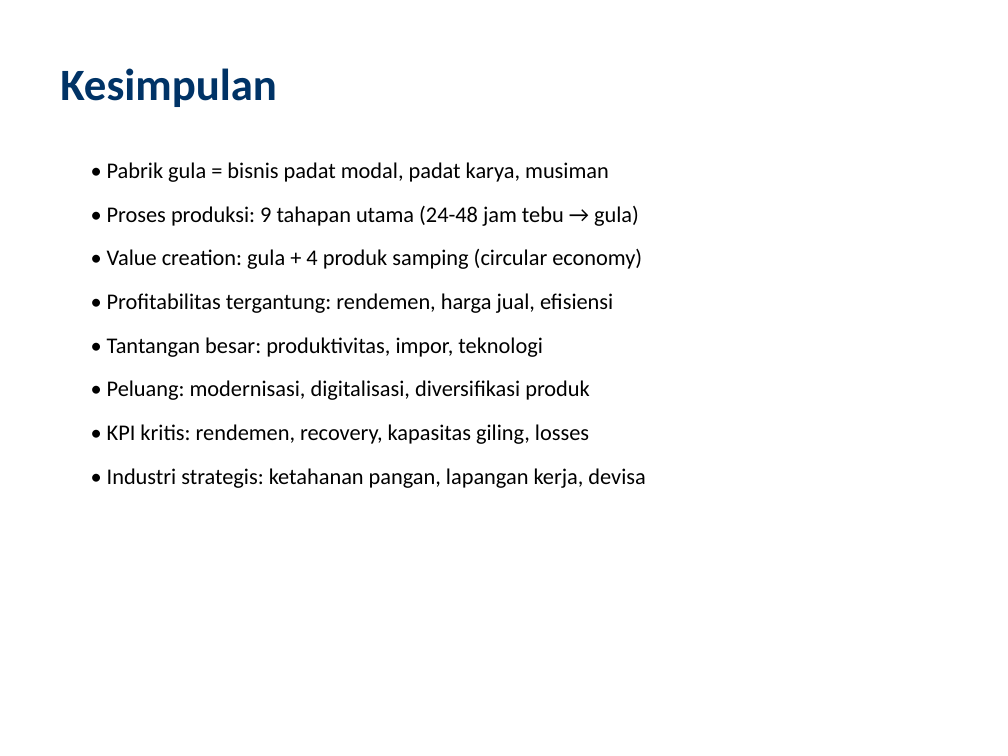
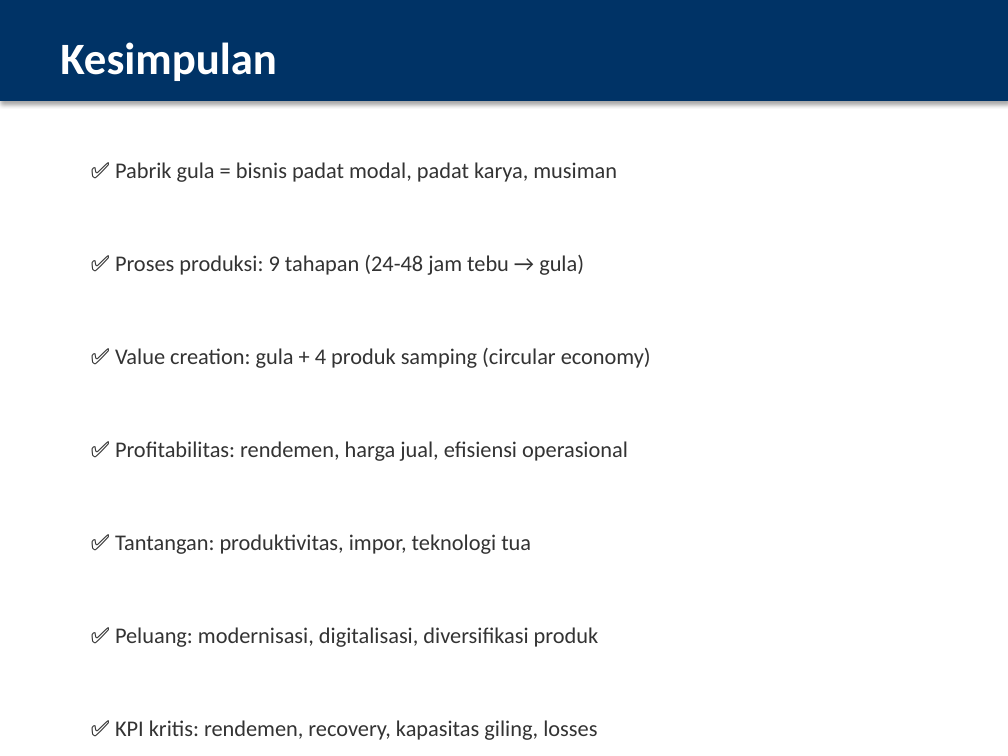
Before and after one commit to thereaintnocheaphappiness-cmyk/buat-tugas, a slide deck: slide 17 of PPT_Overview_Pabrik_Gula_IMPROVED.pptx (slide 16 before the commit). Drawn at 1008x756 pixels with LibreOffice and Linux fonts; fonts in the diff are those of the drawing. Boxes give left, top, right and bottom in pixels: in the first picture for what was removed or moved away, otherwise in the second. Text is boxed around its words. In the diff, an @@ line names an element or a change of style, - is before the commit and + after.

Commit message:
Improve PPT with visual enhancements: color-coded boxes, flow diagrams, KPI cards, two-column layouts, emoji icons, and professional design

```diff
--- a/PPT_Overview_Pabrik_Gula_IMPROVED.pptx
+++ b/PPT_Overview_Pabrik_Gula_IMPROVED.pptx
@@ rectangle added at box(0, 0, 1008, 101), fill #003366, outline #003366 0.75 pt @@
@@ text "Kesimpulan": place and size @@
-text "Kesimpulan" at box(60, 68, 277, 107)
+text "Kesimpulan" at box(60, 42, 277, 81)
@@ text "Kesimpulan" at box(60, 42, 277, 81): text colour #003366 to #FFFFFF @@
@@ text at box(115, 162, 651, 740): text changed; text colour #000000 to #333333 @@
-• Pabrik gula = bisnis padat modal, padat karya, musiman
-• Proses produksi: 9 tahapan utama (24-48 jam tebu → gula)
-• Value creation: gula + 4 produk samping (circular economy)
-• Profitabilitas tergantung: rendemen, harga jual, efisiensi
-• Tantangan besar: produktivitas, impor, teknologi
-• Peluang: modernisasi, digitalisasi, diversifikasi produk
-• KPI kritis: rendemen, recovery, kapasitas giling, losses
-• Industri strategis: ketahanan pangan, lapangan kerja, devisa
+✅ Pabrik gula = bisnis padat modal, padat karya, musiman
+✅ Proses produksi: 9 tahapan (24-48 jam tebu → gula)
+✅ Value creation: gula + 4 produk samping (circular economy)
+✅ Profitabilitas: rendemen, harga jual, efisiensi operasional
+✅ Tantangan: produktivitas, impor, teknologi tua
+✅ Peluang: modernisasi, digitalisasi, diversifikasi produk
+✅ KPI kritis: rendemen, recovery, kapasitas giling, losses
+✅ Industri strategis: ketahanan pangan, lapangan kerja, devisa
```
Also in this commit, not shown: 15 other slides changed, 2 slides added, 1 slide removed.
